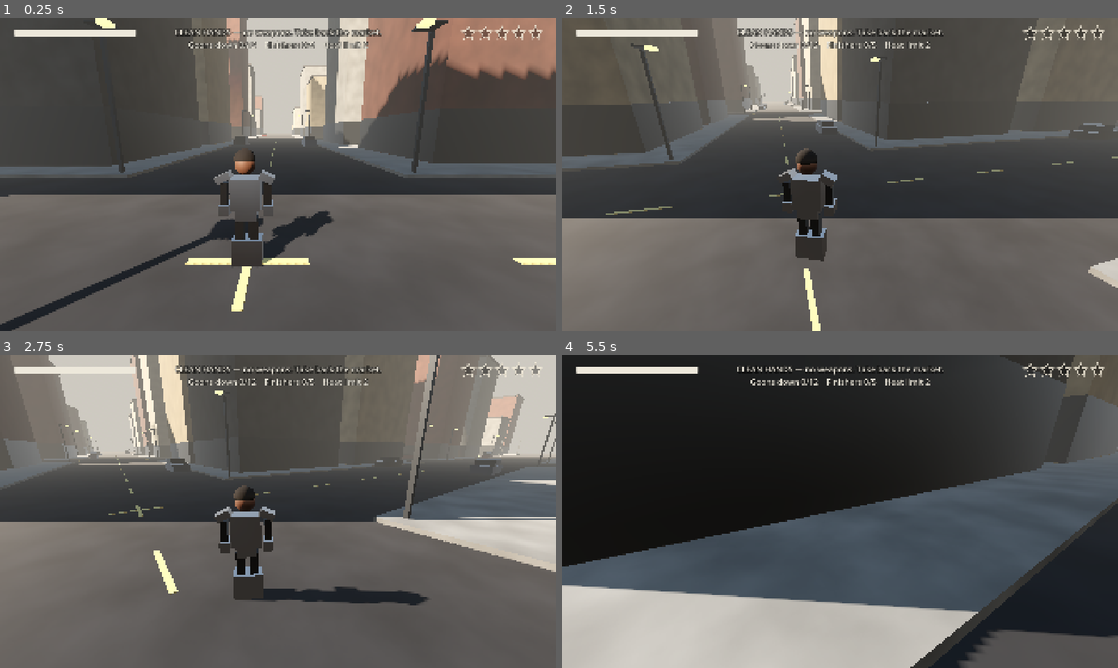
Above: before the commit, frames 1-4 (two rows, left to right).
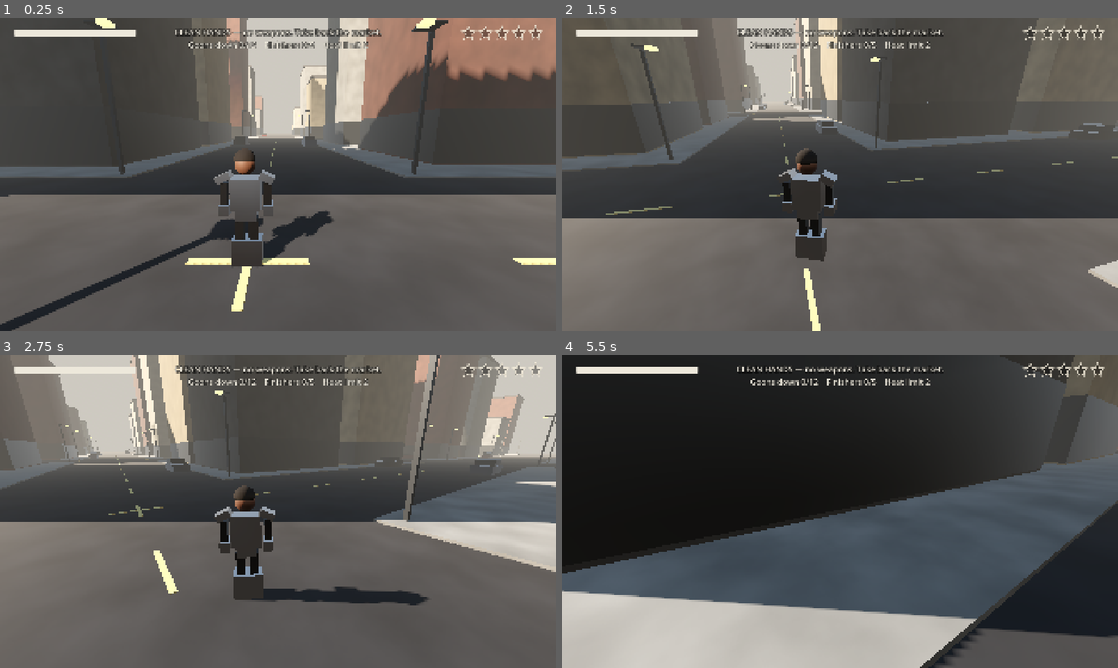
Above: after the commit, the same moments.

Repository: tadiwashay-cpu/Lookout-
Game: Godot game, scene res://scenes/levels/test_city.tscn
Same seed, same stepped clock (60 frames per second), same inputs: the game is played once before the commit and once after it.
Inputs (mouse positions are in pixels of both pictures, inside the frame that each line leads up to):
- Up to frame 1 (0.25 s): no input
- Up to frame 2 (1.5 s): tap Enter at 0.5 s; move the mouse to (962, 158) at 0.52 s; hold D (move_right) 0.53-1.28 s; hold Shift (sprint) 0.53-1.28 s; click (962, 158) at 0.67 s; tap Space (jump) at 0.77 s; move the mouse to (812, 174) at 1.27 s; hold W (move_forward) from 1.28 s (still down); tap L (dodge) at 1.35 s
- Up to frame 3 (2.75 s): keep holding W (move_forward); tap Space (jump) at 1.52 s; tap Shift (sprint) at 1.55 s; move the mouse to (289, 505) at 2.02 s; hold Shift (sprint) from 2.03 s (still down); tap K (punch_heavy) at 2.1 s
- Up to frame 4 (5.5 s): keep holding W (move_forward); move the mouse to (834, 517) at 2.77 s; release Shift (sprint) at 2.78 s; tap J (punch_light) at 2.85 s; click (834, 517) at 2.92 s; tap Space (jump) at 3.02, 3.77, 4.52 s; tap Shift (sprint) at 3.05, 4.55 s; move the mouse to (878, 514) at 3.52 s; hold Shift (sprint) 3.53-4.28 s; move the mouse to (795, 508) at 4.27 s; tap V (toggle_camera) at 4.35 s; move the mouse to (845, 511) at 5.02 s; hold Shift (sprint) from 5.03 s (still down); click (845, 511) at 5.17 s

The runs differ from the first frame. In frame 1, 0.6% of the frame differs, in the area x 4-100%, y 6-51%; in frame 2, 0.4%; in frame 3, 0.7%; in frame 4, 4.0%, in the area x 0-100%, y 29-100%.

Commit message:
Fix curb blocking, stuck touch input, hit-stop reset, finisher counting
- Lower sidewalks to 0.1 m and allow 60 deg floors so characters walk up curbs
- Release all touch actions when the app loses focus/pauses
- Reset Engine.time_scale when the player leaves the tree mid hit-stop
- Heavy punches now count as finishers for the Clean Hands challenge
- Kill overlapping HUD banner tweens; tidy integer division and unused var

Co-Authored-By: Claude Opus 5.5 <noreply@anthropic.com>
Claude-Session: https://claude.ai/code/session_01LS7N5UV1k41dijD3UX12AX

Diff:
--- a/scripts/enemies/goon.gd
+++ b/scripts/enemies/goon.gd
@@ -48,6 +48,7 @@
 	add_to_group(&"enemies")
 	collision_layer = ENEMY_LAYER
 	collision_mask = WORLD_LAYER | PLAYER_LAYER | ENEMY_LAYER
+	floor_max_angle = deg_to_rad(60.0)
 	_rng.randomize()
 	_home = global_position
 	_wander_target = _home
--- a/scripts/levels/greybox_city.gd
+++ b/scripts/levels/greybox_city.gd
@@ -9,6 +9,8 @@
 
 const PLAYER_SCENE := preload("res://scenes/characters/player.tscn")
 const GOON_SCENE := preload("res://scenes/characters/goon.tscn")
+## Low enough that characters walk straight up it (no step-up in CharacterBody3D).
+const SIDEWALK_HEIGHT := 0.1
 
 @export var blocks_x: int = 5
 @export var blocks_z: int = 5
@@ -173,7 +175,7 @@
 		for iz in blocks_z:
 			var center := _block_center(ix, iz)
 			# Sidewalk slab + curb.
-			_add_solid(Vector3(block_size, 0.18, block_size), center + Vector3(0, 0.09, 0), _mat["sidewalk"])
+			_add_solid(Vector3(block_size, SIDEWALK_HEIGHT, block_size), center + Vector3(0, SIDEWALK_HEIGHT * 0.5, 0), _mat["sidewalk"])
 			# Downtown is taller toward the middle of the grid.
 			var centrality := 1.0 - Vector2(ix - (blocks_x - 1) * 0.5, iz - (blocks_z - 1) * 0.5).length() / max_dist
 			if _rng.randf() < 0.12:
@@ -195,7 +197,7 @@
 			height = maxf(height, 7.0)
 			_build_building(lot_center, Vector2(lot, lot) * _rng.randf_range(0.82, 1.0), height)
 	if _rng.randf() < 0.7:
-		var dumpster_pos := center + Vector3(_rng.randf_range(-6, 6), 0.18, alley * 0.25)
+		var dumpster_pos := center + Vector3(_rng.randf_range(-6, 6), SIDEWALK_HEIGHT, alley * 0.25)
 		_add_solid(Vector3(2.0, 1.4, 1.1), dumpster_pos + Vector3(0, 0.7, 0), _mat["dumpster"])
 
 
@@ -203,11 +205,11 @@
 	var facades: Array = _mat["facades"]
 	var facade: Material = facades[_rng.randi() % facades.size()]
 	var size := Vector3(footprint.x, height, footprint.y)
-	_add_solid(size, base + Vector3(0, 0.18 + height * 0.5, 0), facade)
+	_add_solid(size, base + Vector3(0, SIDEWALK_HEIGHT + height * 0.5, 0), facade)
 	# Recessed dark ground-floor storefront band.
 	_add_visual(Vector3(footprint.x + 0.06, 3.6, footprint.y + 0.06), base + Vector3(0, 2.0, 0), _mat["storefront"])
 	# Cornice / parapet cap.
-	_add_visual(Vector3(footprint.x + 0.5, 0.6, footprint.y + 0.5), base + Vector3(0, 0.18 + height + 0.3, 0), _mat["roof"])
+	_add_visual(Vector3(footprint.x + 0.5, 0.6, footprint.y + 0.5), base + Vector3(0, SIDEWALK_HEIGHT + height + 0.3, 0), _mat["roof"])
 	# Older low-rise brick gets rooftop water tanks.
 	if height < 26.0 and _rng.randf() < 0.35:
 		var tank := MeshInstance3D.new()
@@ -224,7 +226,7 @@
 ## Occasional open market square — a natural arena for fights.
 func _build_square(center: Vector3) -> void:
 	for i in 6:
-		var stall := center + Vector3(_rng.randf_range(-14, 14), 0.18, _rng.randf_range(-14, 14))
+		var stall := center + Vector3(_rng.randf_range(-14, 14), SIDEWALK_HEIGHT, _rng.randf_range(-14, 14))
 		_add_solid(Vector3(3.0, 1.0, 1.6), stall + Vector3(0, 0.5, 0), _mat["metal"])
 		_add_visual(Vector3(3.4, 0.1, 2.2), stall + Vector3(0, 2.3, 0), (_mat["cars"] as Array)[i % 5])
 
@@ -298,7 +300,7 @@
 		var spot := _block_center(ix, iz) - Vector3(_pitch * 0.5, 0, _pitch * 0.5)
 		if spot.distance_to(player_pos) < 25.0:
 			continue
-		for i in goons_per_squad:
+		for _i in goons_per_squad:
 			var goon := GOON_SCENE.instantiate() as Goon
 			goon.position = spot + Vector3(_rng.randf_range(-3, 3), 0.2, _rng.randf_range(-3, 3))
 			add_child(goon)
--- a/scripts/missions/clean_hands_challenge.gd
+++ b/scripts/missions/clean_hands_challenge.gd
@@ -48,7 +48,7 @@
 
 func _on_attack_landed(_target: Node3D, _damage: float, combo_step: int) -> void:
 	# A finisher that hits three goons at once still only counts once.
-	if combo_step == 3 and Engine.get_physics_frames() != _last_finisher_frame:
+	if combo_step >= 3 and Engine.get_physics_frames() != _last_finisher_frame:
 		_last_finisher_frame = Engine.get_physics_frames()
 		_finishers += 1
 		_check_complete()
@@ -66,7 +66,7 @@
 		return
 	if _goons_down >= goons_required and _finishers >= finishers_required:
 		is_complete = true
-		var minutes := int(_elapsed) / 60
+		var minutes := floori(_elapsed / 60.0)
 		var seconds := int(_elapsed) % 60
 		completed.emit("DISTRICT CLEARED   %d:%02d" % [minutes, seconds])
 
--- a/scripts/player/player_controller.gd
+++ b/scripts/player/player_controller.gd
@@ -100,6 +100,7 @@
 	collision_layer = PLAYER_LAYER
 	collision_mask = WORLD_LAYER | ENEMY_LAYER
 	floor_snap_length = 0.3
+	floor_max_angle = deg_to_rad(60.0)
 	_spawn_point = global_position
 	_yaw = rotation.y
 	rotation = Vector3.ZERO
@@ -121,6 +122,11 @@
 
 
 # ---------------------------------------------------------------- input / look
+
+func _exit_tree() -> void:
+	# A hit-stop interrupted by a scene change must not leave the game in slow motion.
+	Engine.time_scale = 1.0
+
 
 func is_alive() -> bool:
 	return not health.is_dead
@@ -328,7 +334,8 @@
 			continue
 		var knockback := forward * (7.0 if _is_finisher() else 2.5)
 		target.take_hit(_attack_damage, knockback, self, _is_finisher())
-		attack_landed.emit(target, _attack_damage, _combo_step)
+		# Heavy punches count as finishers too (reported as the final combo step).
+		attack_landed.emit(target, _attack_damage, light_damage.size() if _is_finisher() else _combo_step)
 		landed = true
 
 	if landed:
--- a/scripts/ui/game_hud.gd
+++ b/scripts/ui/game_hud.gd
@@ -7,6 +7,7 @@
 var _objective: Label
 var _banner: Label
 var _wanted: WantedStars
+var _banner_tween: Tween
 
 
 func _ready() -> void:
@@ -53,10 +54,12 @@
 func show_banner(text: String, hold: float, font_size: int = 72) -> void:
 	_banner.text = text
 	_banner.add_theme_font_size_override("font_size", font_size)
-	var tween := create_tween()
-	tween.tween_property(_banner, "modulate:a", 1.0, 0.2)
-	tween.tween_interval(hold)
-	tween.tween_property(_banner, "modulate:a", 0.0, 0.5)
+	if _banner_tween:
+		_banner_tween.kill()
+	_banner_tween = create_tween()
+	_banner_tween.tween_property(_banner, "modulate:a", 1.0, 0.2)
+	_banner_tween.tween_interval(hold)
+	_banner_tween.tween_property(_banner, "modulate:a", 0.0, 0.5)
 
 
 func _on_health_changed(current: float, maximum: float) -> void:
--- a/scripts/ui/touch_controls.gd
+++ b/scripts/ui/touch_controls.gd
@@ -28,6 +28,24 @@
 	visible = DisplayServer.is_touchscreen_available() or OS.has_feature("mobile")
 	resized.connect(_layout)
 	_layout()
+
+
+func _notification(what: int) -> void:
+	# Android: if the app loses focus mid-touch we never get the release events.
+	if what == NOTIFICATION_APPLICATION_FOCUS_OUT or what == NOTIFICATION_APPLICATION_PAUSED \
+			or what == NOTIFICATION_VISIBILITY_CHANGED:
+		_release_all()
+
+
+func _release_all() -> void:
+	for button in _buttons:
+		Input.action_release(button["action"])
+	for action: StringName in [&"move_left", &"move_right", &"move_forward", &"move_back", &"sprint"]:
+		Input.action_release(action)
+	_button_touches.clear()
+	_joy_index = -1
+	_look_index = -1
+	queue_redraw()
 
 
 func _layout() -> void:
